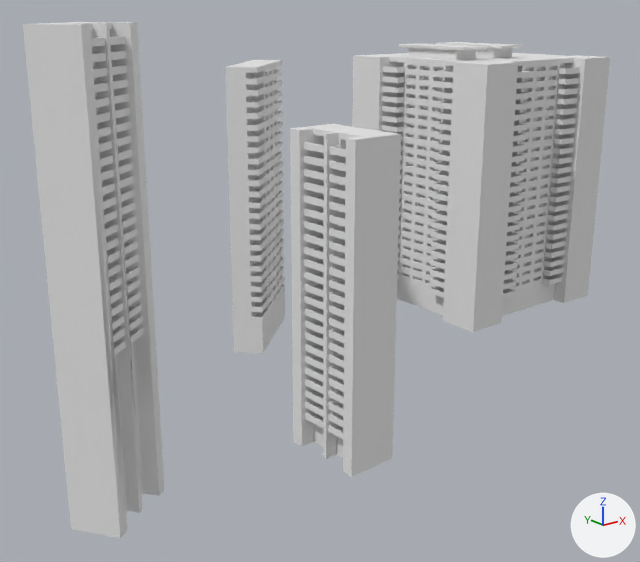
What one commit did to the FBX model Assets/Environment/Unique/Scene_A/SM_Scene_A_Blockout05.fbx.
The view is the same before and after, from a 50 mm lens placed at (-319.0, -201.0, 112.0), pointed at (-73.0, 107.0, -11.0). Arrows for +X, +Y and +Z are at lower right; the lights stay in place. Where no turn or scale is listed for an object, it has been applied to the vertices.

In view in the first picture: 'SM_Scene_A_Blockout05'.
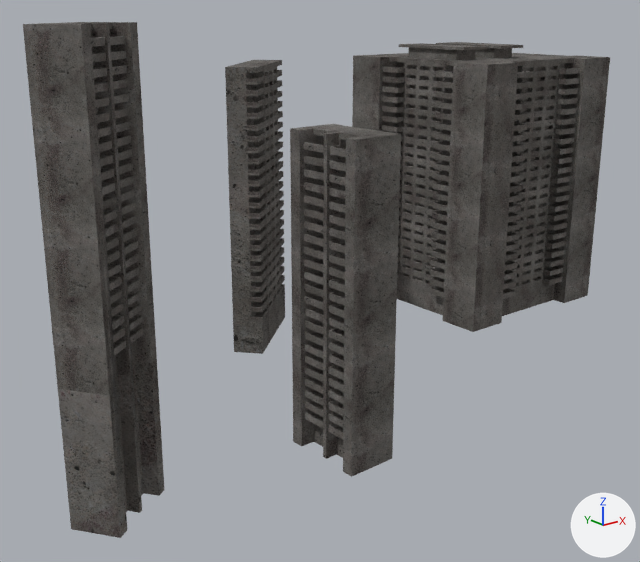
Location of each change, [x1, y1, x2, y2] in pixels of the pictures (640 x 562 px):
'SM_Scene_A_Blockout05', surface changed: [23, 22, 610, 538] in both

What changed in the scene script:
```text
Add img_t_roughconcretemacro_1_png:
    img_t_roughconcretemacro_1_png = load_image('T_RoughConcreteMacro 1.png', '../../../Textures/Surfaces/T_RoughConcreteMacro 1.png', 1024, 1024, 'sRGB')
Change mat_concreteeclatax1:
    remove mat_concreteeclatax1.base_color = (0.8, 0.8, 0.8)  # white #e7e7e7
    add mat_concreteeclatax1.texture = img_t_roughconcretemacro_1_png
```
